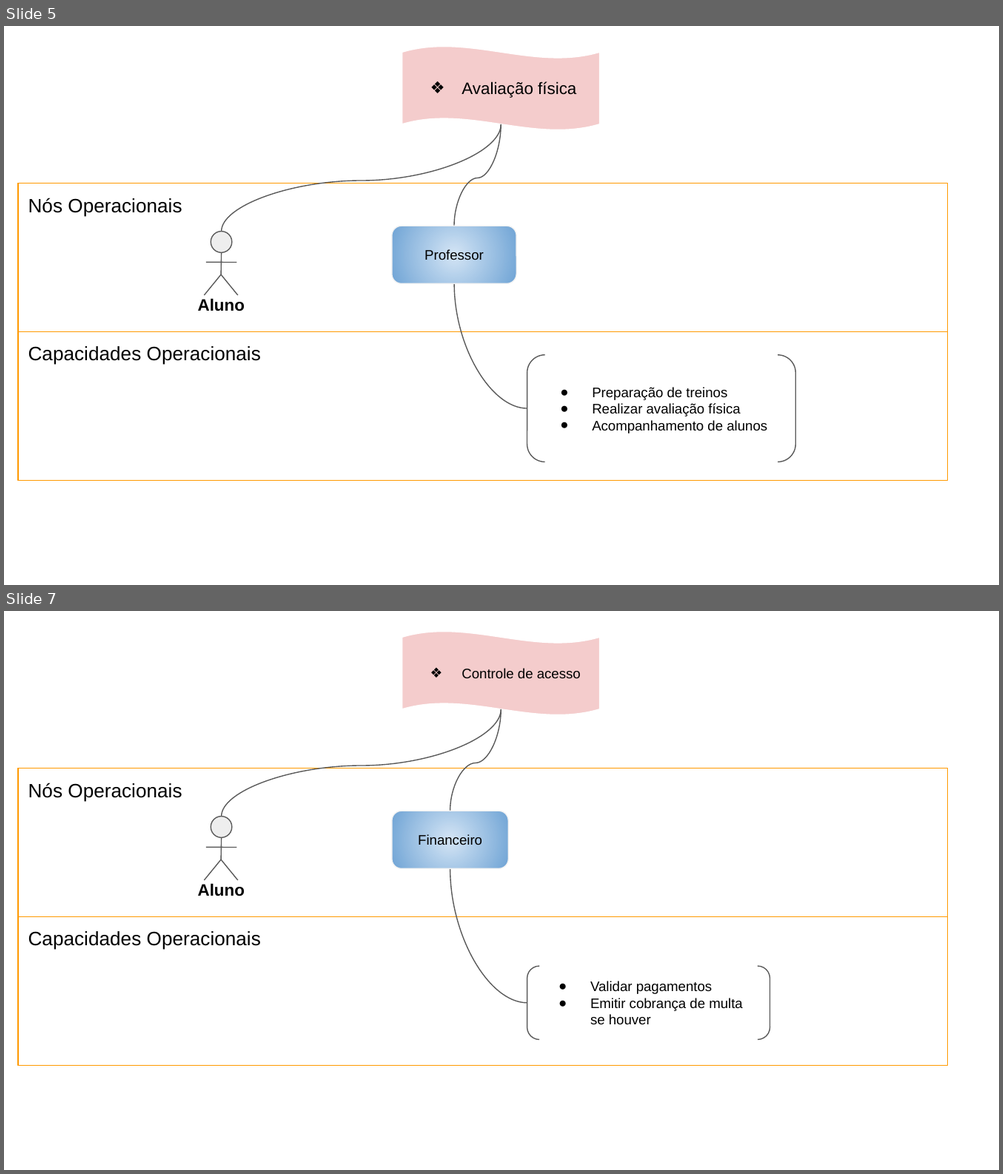
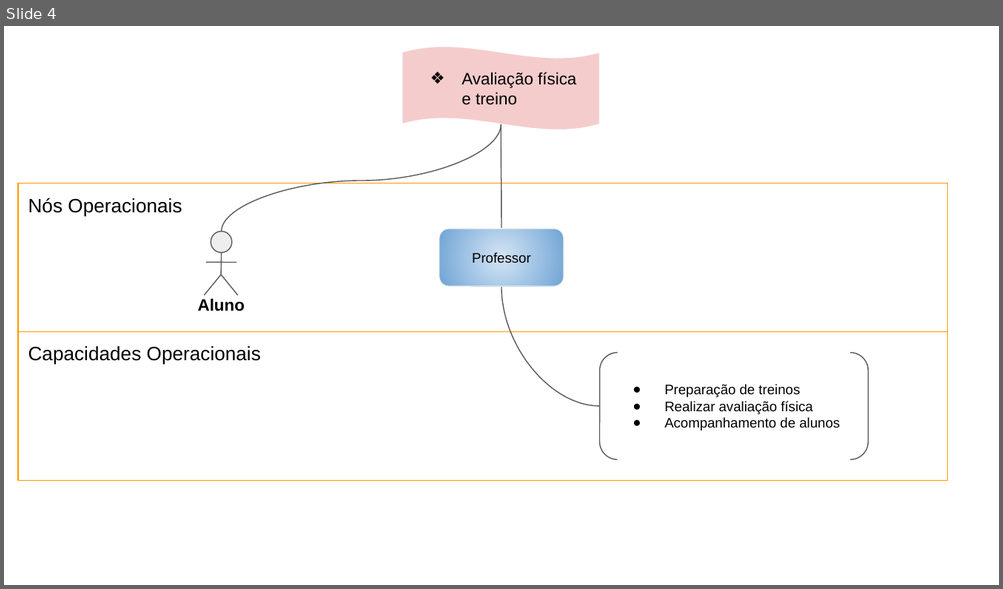
Before and after one commit to Feaugust/Oficinas-de-Projetos-de-Empresas--D-K, a slide deck: 15. Arquitetura de Negócio para cada Cenário.pptx. Shown one above the other, each under a label of ours: slides 5 and 7 before the commit, slide 4 after it; the slides between them are not shown. The pictures are 1003x1174 and 1003x589 pixels, drawn with LibreOffice and Linux fonts; fonts in the diff are those of the drawing. Boxes give left, top, right and bottom in pixels: in the first picture for what was removed or moved away, otherwise in the second. Text is boxed around its words. In the diff, an @@ line names an element or a change of style, - is before the commit and + after.

```diff
--- a/15. Arquitetura de Negócio para cada Cenário.pptx
+++ b/15. Arquitetura de Negócio para cada Cenário.pptx
@@ slide 7 removed at <box>4,611,999,1170</box>, background #FFFFFF @@
@@ wave removed at <box>402,631,599,715</box> @@
-❖ Controle de acesso
@@ curved line removed from (221, 817) to (501, 709) @@
@@ curved line removed from (449, 811) to (501, 709) @@
@@ rectangle removed at <box>18,768,947,917</box> @@
-Nós Operacionais
@@ rounded rectangle removed at <box>392,811,508,869</box> @@
-Financeiro
@@ curved line removed from (449, 869) to (527, 1003) @@
@@ group removed at <box>198,817,244,897</box>: 4 lines, 1 ellipse, 1 text @@
-Aluno
@@ rectangle removed at <box>18,917,947,1067</box> @@
-Capacidades Operacionais
@@ bracket pair removed at <box>527,966,770,1039</box> @@
-● Validar pagamentos
-● Emitir cobrança de multa se houver
@@ what was slide 5 is now slide 4 @@
@@ slide 4 changed as well @@
@@ text in wave at <box>461,72,576,105</box>: text changed @@
-❖ Avaliação física
+❖ Avaliação física e treino
@@ curved line moved from (453, 226) - (501, 124) to (501, 229) - (501, 124) @@
@@ rounded rectangle "Professor": place and size @@
-rounded rectangle "Professor" at <box>392,226,516,284</box>
+rounded rectangle "Professor" at <box>438,229,563,286</box>
@@ curved line moved from (453, 284) - (527, 409) to (501, 286) - (600, 406) @@
@@ bracket pair "Preparação de treinos": place and size @@
-bracket pair "Preparação de treinos" at <box>527,355,796,463</box>
+bracket pair "Preparação de treinos" at <box>600,353,868,460</box>
```
Also in this commit, not shown: 4 other slides changed, 3 other slides removed, 19 other files.
